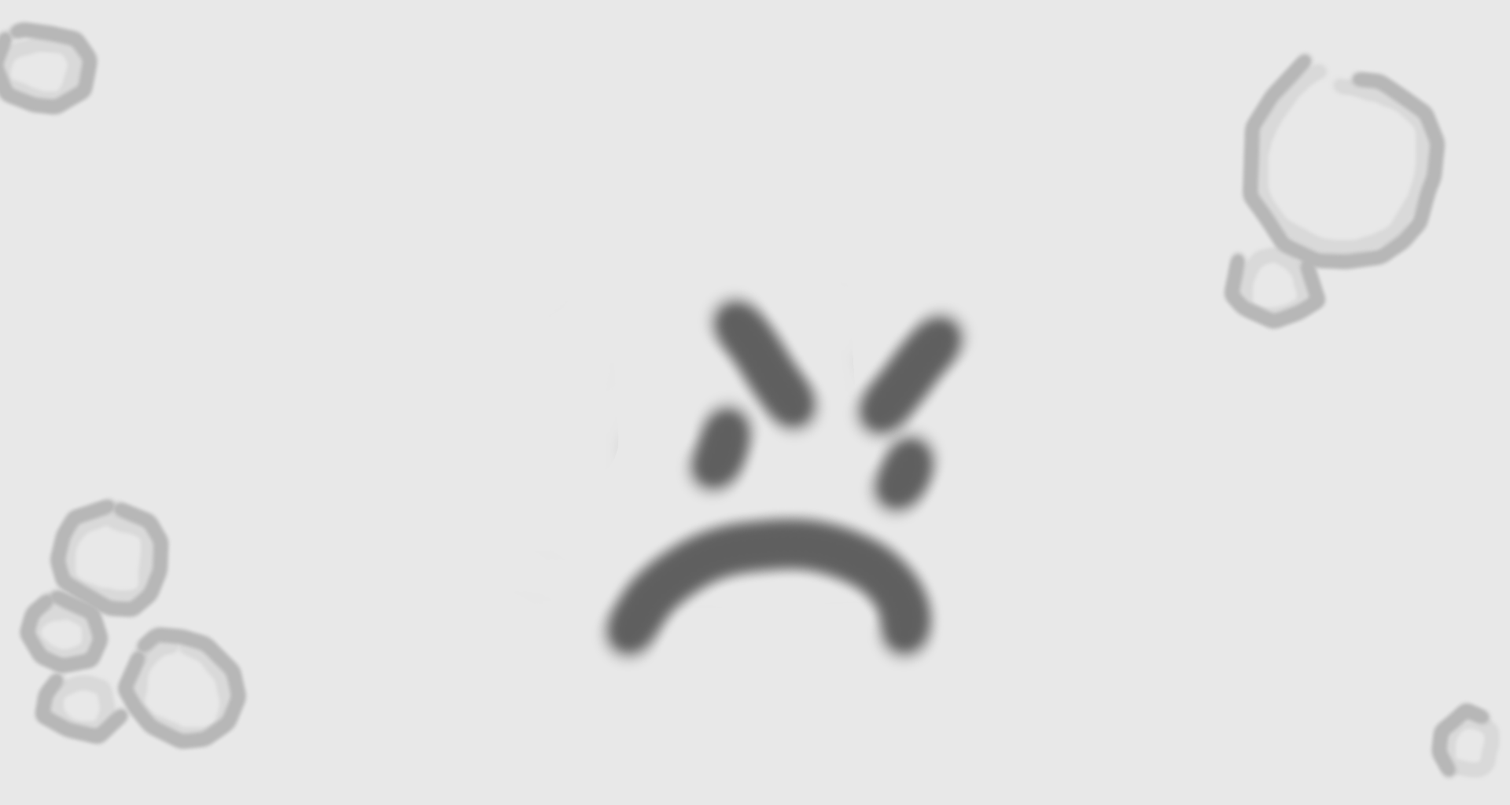
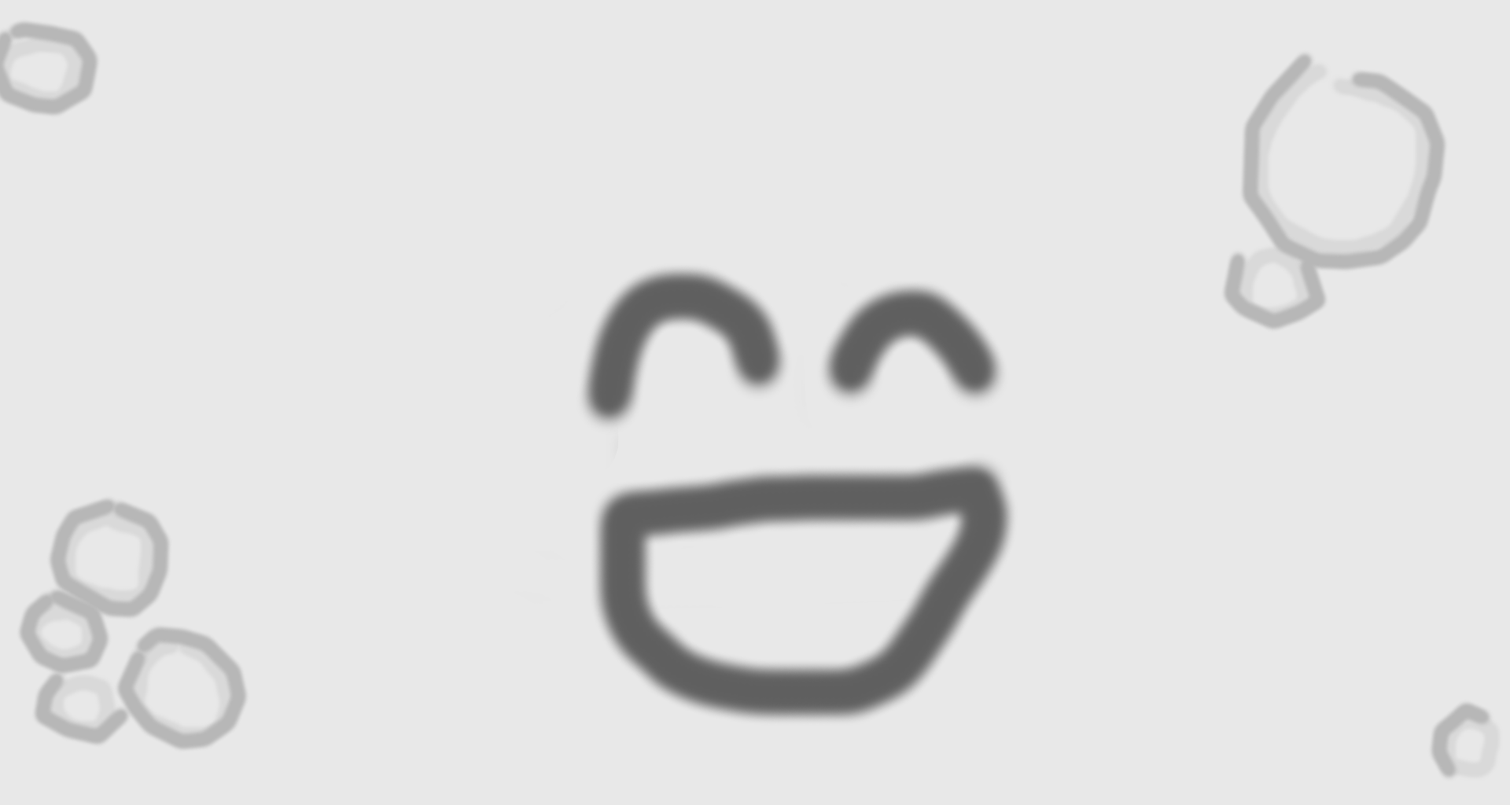
Two versions of the same layered image (1510x805). Layer-by-layer changes:
hid "angry_face" over [590,283,979,673]
added layer "love_face" above "happy_face" over [577,264,1017,725]
